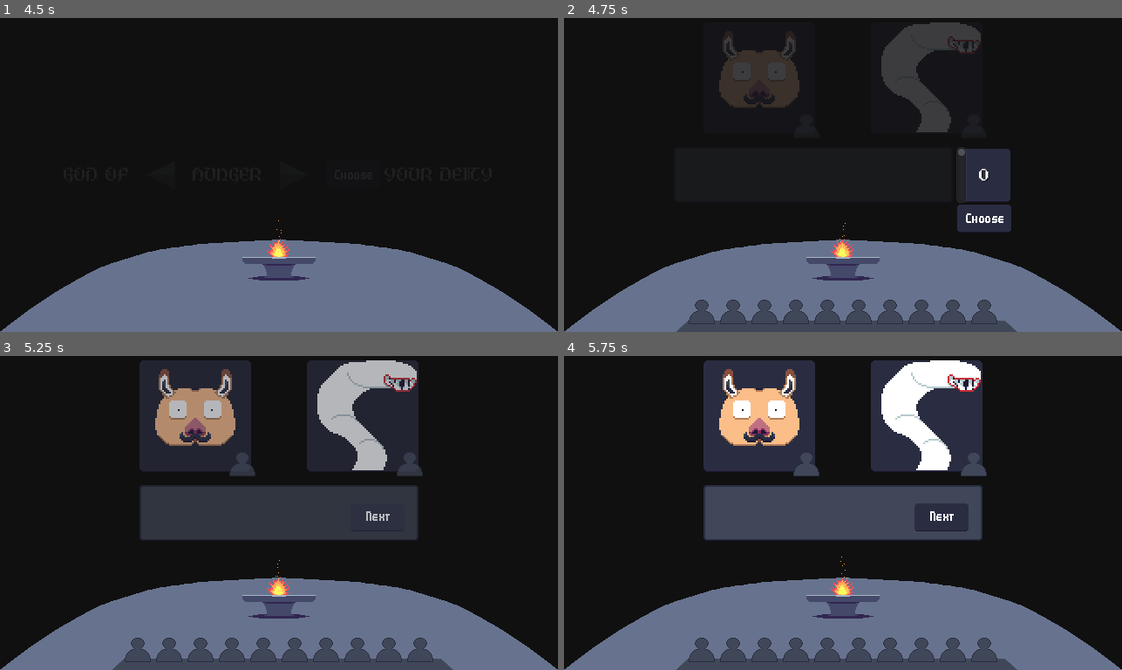
Above: before the commit, frames 1-4 (two rows, left to right).
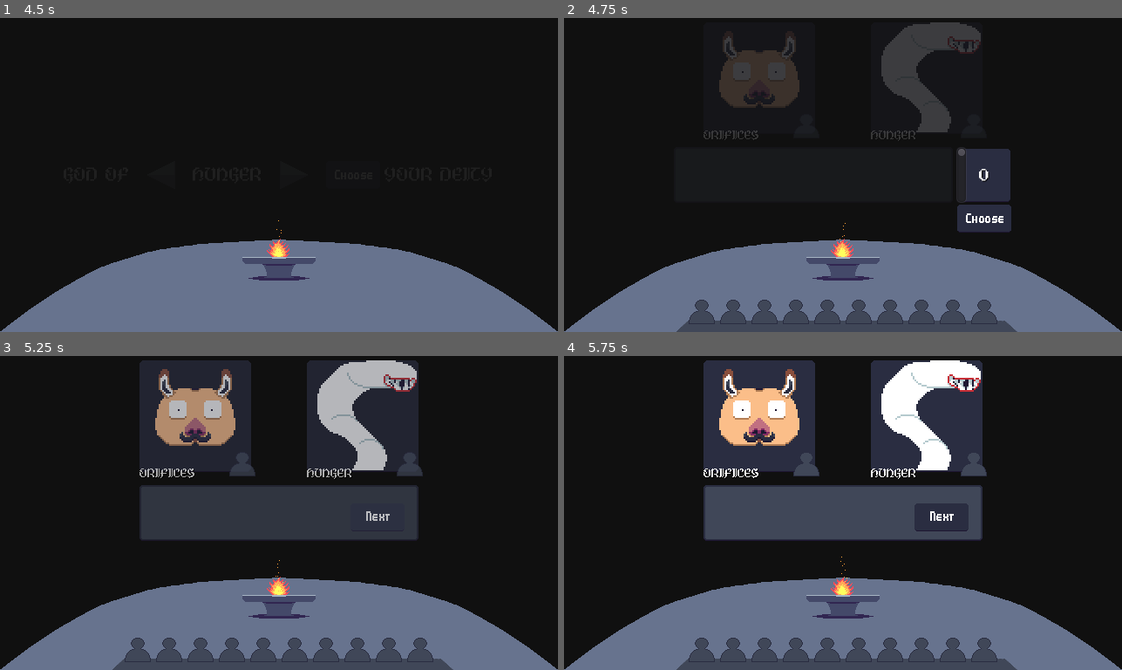
Above: after the commit, the same moments.

Repository: RustyMonky/LudumDare43
Game: Godot game, scene res://scenes/title/title.tscn
Two runs of this game, one before a commit and one after it. Both use one fixed random seed, a clock stepped at 60 frames per second and the inputs below.
Inputs (mouse positions are in pixels of both pictures, inside the frame that each line leads up to):
- Up to frame 1 (4.5 s): click (279, 203) at 0.5 s; click (156, 175) at 2 s; click (295, 175) at 2.75 s; click (362, 175) at 3.5 s; click (156, 175) at 4.25 s
- Up to frame 2 (4.75 s): no input
- Up to frame 3 (5.25 s): click (418, 556) at 5 s
- Up to frame 4 (5.75 s): no input

Frame 1 is identical in both runs. In frame 2, 0.2% of the frame differs, in the area x 25-63%, y 35-40%; in frame 3, 0.3%, in the area x 25-64%, y 35-40%; in frame 4, 0.3%.

Commit message:
Adds god names to deity panel

Diff:
--- a/scenes/game/game.gd
+++ b/scenes/game/game.gd
@@ -114,8 +114,10 @@
 func _on_carousel_tree_exited():
 	playerDeityPanel.setCount(gameData.playerFollowerCount)
 	playerDeityPanel.setDeityTexture(gameData.chosenDeity)
+	playerDeityPanel.setName(gameData.chosenDeity)
 	computerDeityPanel.setCount(gameData.computerFollowerCount)
 	computerDeityPanel.setDeityTexture(gameData.computerDeity)
+	computerDeityPanel.setName(gameData.computerDeity)
 	tween.interpolate_property(deityHbox, "modulate", Color(1,1,1,0), Color(1,1,1,1), 1, Tween.TRANS_LINEAR, Tween.EASE_IN)
 	tween.interpolate_property(textInterface, "modulate", Color(1,1,1,0), Color(1,1,1,1), 1, Tween.TRANS_LINEAR, Tween.EASE_IN)
 	tween.start()
@@ -165,6 +167,7 @@
 			gameData.computerFollowerCount = 10
 			computerDeityPanel.setCount(gameData.computerFollowerCount)
 			computerDeityPanel.setDeityTexture(gameData.computerDeity)
+			computerDeityPanel.setName(gameData.computerDeity)
 
 		"sacrificePrompt":
 			resetSacrificePrompt()
--- a/scenes/result/result.tscn
+++ b/scenes/result/result.tscn
@@ -9,7 +9,7 @@
 [ext_resource path="res://assets/sprites/ui/buttons/restart.png" type="Texture" id=7]
 [ext_resource path="res://assets/sfx/click.wav" type="AudioStream" id=8]
 
-[node name="result" type="Container" index="0"]
+[node name="result" type="Container"]
 
 show_behind_parent = true
 anchor_left = 0.0
--- a/ui/deityPanel/deityPanel.gd
+++ b/ui/deityPanel/deityPanel.gd
@@ -2,6 +2,7 @@
 
 onready var countLabel = $followerIcon/followerCount
 onready var deity = $deity
+onready var nameLabel = $nameLabel
 
 func _ready():
 	pass
@@ -17,3 +18,9 @@
 # Sets the deity texture based on the provided deity
 func setDeityTexture(deityName):
 	deity.texture = load("res://assets/sprites/deities/" + deityName + ".png")
+
+# setName
+# param [String]
+# Sets text of name label to provided deity name
+func setName(deityName):
+	nameLabel.text = deityName
--- a/ui/deityPanel/deityPanel.tscn
+++ b/ui/deityPanel/deityPanel.tscn
@@ -1,11 +1,12 @@
-[gd_scene load_steps=5 format=2]
+[gd_scene load_steps=6 format=2]
 
 [ext_resource path="res://assets/sprites/ui/panels/diety-panel.png" type="Texture" id=1]
 [ext_resource path="res://ui/deityPanel/deityPanel.gd" type="Script" id=2]
-[ext_resource path="res://assets/sprites/ui/icons/follower.png" type="Texture" id=3]
-[ext_resource path="res://assets/fonts/somepxNew.tres" type="DynamicFont" id=4]
+[ext_resource path="res://assets/fonts/offeringSmall.tres" type="DynamicFont" id=3]
+[ext_resource path="res://assets/sprites/ui/icons/follower.png" type="Texture" id=4]
+[ext_resource path="res://assets/fonts/somepxNew.tres" type="DynamicFont" id=5]
 
-[node name="deityPanel" type="TextureRect"]
+[node name="deityPanel" type="TextureRect" index="0"]
 
 anchor_left = 0.5
 anchor_top = 0.5
@@ -27,8 +28,34 @@
 script = ExtResource( 2 )
 _sections_unfolded = [ "Rect" ]
 
-[node name="followerIcon" type="TextureRect" parent="." index="0"]
+[node name="nameLabel" type="Label" parent="." index="0"]
 
+anchor_left = 0.0
+anchor_top = 1.0
+anchor_right = 0.0
+anchor_bottom = 1.0
+margin_top = -14.0
+margin_right = 40.0
+margin_bottom = 9.0
+rect_pivot_offset = Vector2( 0, 0 )
+rect_clip_content = false
+mouse_filter = 2
+mouse_default_cursor_shape = 0
+size_flags_horizontal = 1
+size_flags_vertical = 4
+custom_fonts/font = ExtResource( 3 )
+custom_colors/font_color = Color( 1, 1, 1, 1 )
+custom_colors/font_color_shadow = Color( 0, 0, 0, 1 )
+valign = 2
+uppercase = true
+percent_visible = 1.0
+lines_skipped = 0
+max_lines_visible = -1
+_sections_unfolded = [ "Visibility", "custom_colors", "custom_fonts" ]
+
+[node name="followerIcon" type="TextureRect" parent="." index="1"]
+
+editor/display_folded = true
 anchor_left = 0.0
 anchor_top = 0.0
 anchor_right = 0.0
@@ -43,8 +70,9 @@
 mouse_default_cursor_shape = 0
 size_flags_horizontal = 1
 size_flags_vertical = 1
-texture = ExtResource( 3 )
+texture = ExtResource( 4 )
 stretch_mode = 4
+_sections_unfolded = [ "Visibility" ]
 
 [node name="followerCount" type="Label" parent="followerIcon" index="0"]
 
@@ -76,7 +104,7 @@
 max_lines_visible = -1
 _sections_unfolded = [ "Rect", "custom_colors", "custom_fonts", "custom_styles" ]
 
-[node name="deity" type="TextureRect" parent="." index="1"]
+[node name="deity" type="TextureRect" parent="." index="2"]
 
 anchor_left = 0.0
 anchor_top = 0.0
Not shown: 1 places in ui/deityPanel/deityPanel.tscn that only renumber resources
